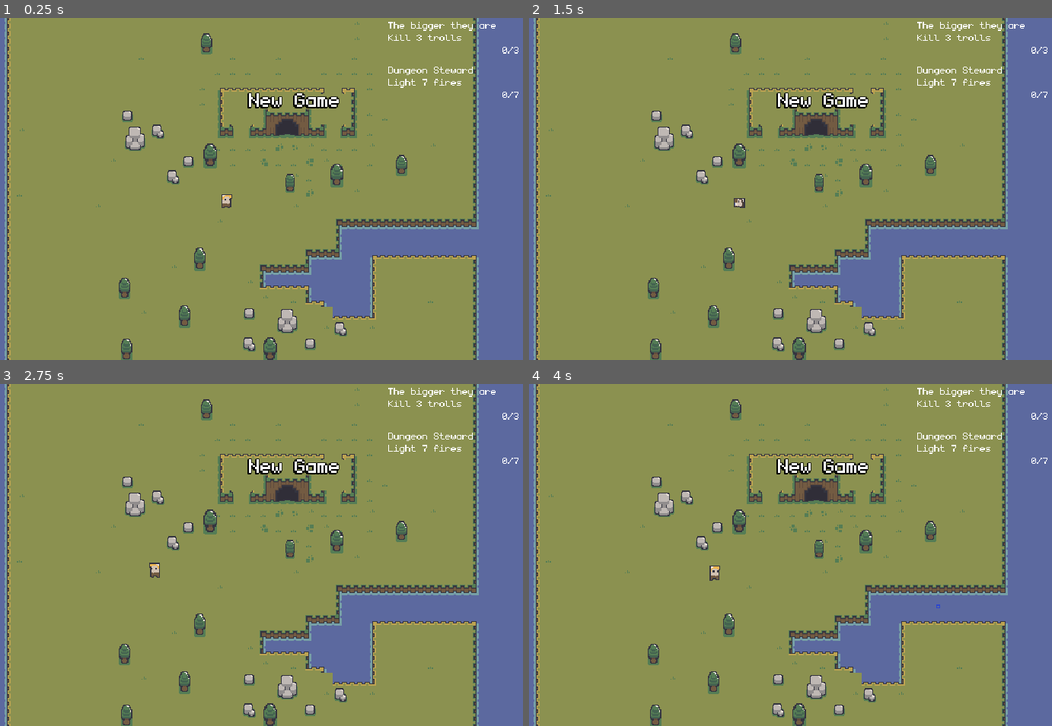
Above: before the commit, frames 1-4 (two rows, left to right).
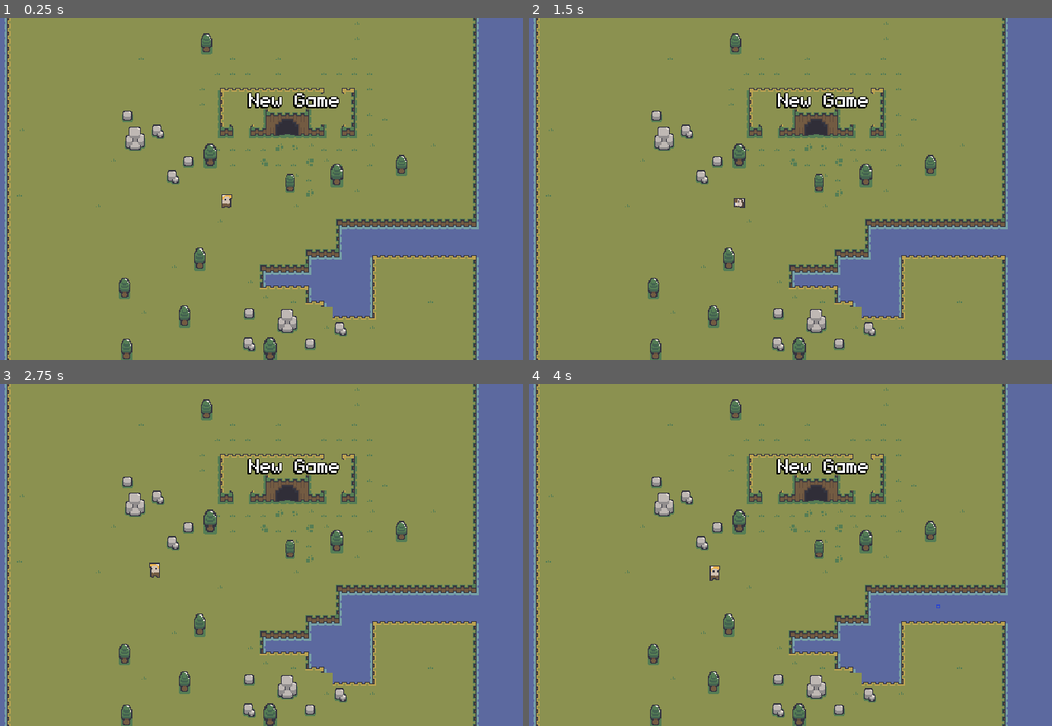
Above: after the commit, the same moments.

Repository: qmarsala/DeliciousDungeon
Game: Godot game, scene res://scenes/game.tscn
Same seed, same stepped clock (60 frames per second), same inputs: the game is played once before the commit and once after it.
Inputs (mouse positions are in pixels of both pictures, inside the frame that each line leads up to):
- Up to frame 1 (0.25 s): no input
- Up to frame 2 (1.5 s): tap Enter at 0.5 s; move the mouse to (889, 171) at 0.52 s; tap Q (basic_attack) at 0.6 s; tap Space at 1.25 s; move the mouse to (633, 206) at 1.27 s; right-click (633, 206) at 1.35 s
- Up to frame 3 (2.75 s): move the mouse to (287, 479) at 2.02 s; tap W (heavy_attack) at 2.1 s
- Up to frame 4 (4 s): move the mouse to (722, 623) at 2.77 s; tap E (interact) at 2.85 s; tap Enter at 3.5 s; move the mouse to (936, 606) at 3.52 s; press the mouse at (936, 606) at 3.53 s

The runs differ from the first frame. In frame 1, 0.4% of the frame differs, in the area x 74-100%, y 1-24%; in frame 2, 0.4%; in frame 3, 0.4%; in frame 4, 0.4%.

Commit message:
add a few quests to see how things need to change

Diff:
--- /dev/null
+++ b/src/assets/quests/kill_goblins.tres
@@ -0,0 +1,10 @@
+[gd_resource type="Resource" script_class="BountyQuest" load_steps=2 format=3 uid="uid://bl634ciahvr2a"]
+
+[ext_resource type="Script" path="res://assets/quests/bounty_quest_poc.gd" id="1_jvxjs"]
+
+[resource]
+script = ExtResource("1_jvxjs")
+target_enemy_id = 0
+name = "A goblin problem"
+description = "kill 25 goblins"
+count = 25
--- /dev/null
+++ b/src/assets/quests/kill_skeletons.tres
@@ -0,0 +1,10 @@
+[gd_resource type="Resource" script_class="BountyQuest" load_steps=2 format=3 uid="uid://dfp1vr0asb72d"]
+
+[ext_resource type="Script" path="res://assets/quests/bounty_quest_poc.gd" id="1_10nhg"]
+
+[resource]
+script = ExtResource("1_10nhg")
+target_enemy_id = 2
+name = "Watch your knees!"
+description = "Kill 15 archer skeletons"
+count = 15
--- a/src/assets/quests/kill_trolls.tres
+++ b/src/assets/quests/kill_trolls.tres
@@ -1,10 +1,10 @@
 [gd_resource type="Resource" script_class="BountyQuest" load_steps=2 format=3 uid="uid://c0dp35sx4iu0w"]
 
-[ext_resource type="Script" path="res://assets/quests/bounty_quest_poc.gd" id="1_xvsjm"]
+[ext_resource type="Script" path="res://assets/quests/bounty_quest_poc.gd" id="1_877ma"]
 
 [resource]
-script = ExtResource("1_xvsjm")
+script = ExtResource("1_877ma")
+target_enemy_id = 1
 name = "The bigger they are"
-description = "Kill 3 trolls"
-target_enemy_id = 1
-count = 3
+description = "Kill 5 trolls"
+count = 5
--- a/src/assets/quests/quest_poc.gd
+++ b/src/assets/quests/quest_poc.gd
@@ -7,19 +7,16 @@
 @export var description: String
 @export var count: int
 
+var completed: bool = false
+
 var progress: int:
 	set(v):
 		progress = v
 		clamp(progress, 0, count)
 
-func log_progress(more_progress: int) -> bool:
-	if is_complete(): return true
-
+func log_progress(more_progress: int) -> void:
+	if completed: return
 	progress += more_progress
-	var completed = is_complete()
-	if completed:
+	if progress >= count:
+		completed = true
 		QuestCompleted.emit(name)
-	return completed
-
-func is_complete() -> bool:
-	return progress >= count
--- a/src/assets/scripts/main.gd
+++ b/src/assets/scripts/main.gd
@@ -6,8 +6,10 @@
 @export var main_menu: PackedScene
 @export var damage_number: PackedScene
 
-@export var current_bounty: BountyQuest
-@export var current_action_quest: ActionQuest
+@export var bounty_one: BountyQuest
+@export var bounty_two: BountyQuest
+@export var bounty_three: BountyQuest
+@export var action_quest: ActionQuest
 
 @onready var world: Node2D = $World
 @onready var animation_player: AnimationPlayer = $TransitionLayer/AnimationPlayer
@@ -31,20 +33,30 @@
 	SignalBusService.SceneChange.connect(_toggle_levels)
 	#temp: should go to a damage number service in the main scene
 	SignalBusService.DamageReceived.connect(_add_damage_number)
+
 	#temp: quest poc
-	current_bounty.QuestCompleted.connect(on_quest_completed)
-	SignalBusService.EnemyDied.connect(current_bounty.on_enemy_died)
-	SignalBusService.ActionPerformed.connect(current_action_quest.on_action)
+	wire_quests()
+	_change_scene(main_menu, true)
 
-	$QuestLogLayer/BountyQuest.quest = current_bounty
-	$QuestLogLayer/ActionQuest.quest = current_action_quest
-	_change_scene(main_menu, true)
+func wire_quests():
+	SignalBusService.EnemyDied.connect(bounty_one.on_enemy_died)
+	SignalBusService.EnemyDied.connect(bounty_two.on_enemy_died)
+	SignalBusService.EnemyDied.connect(bounty_three.on_enemy_died)
+	bounty_one.QuestCompleted.connect(on_quest_completed)
+	bounty_two.QuestCompleted.connect(on_quest_completed)
+	bounty_three.QuestCompleted.connect(on_quest_completed)
+
+	SignalBusService.ActionPerformed.connect(action_quest.on_action)
+	action_quest.QuestCompleted.connect(on_quest_completed)
+
+	$QuestLogLayer/VBoxContainer/BountyQuest.quest = bounty_one
+	$QuestLogLayer/VBoxContainer/BountyQuest2.quest = bounty_two
+	$QuestLogLayer/VBoxContainer/BountyQuest3.quest = bounty_three
+	$QuestLogLayer/VBoxContainer/ActionQuest.quest = action_quest
 
 func _toggle_levels():
 	if not game_started:
 		game_started = true
-		$QuestLogLayer/BountyQuest.show()
-		$QuestLogLayer/ActionQuest.show()
 	if is_outdoors:
 		next_scene = dungeon
 		is_outdoors = false
@@ -80,10 +92,16 @@
 			break
 	world.add_child.call_deferred(current_scene)
 	world.process_mode = Node.PROCESS_MODE_INHERIT
+	if game_started and !$QuestLogLayer/VBoxContainer.visible:
+		$QuestLogLayer/VBoxContainer.show()
 
 func _game_over():
-	current_action_quest.progress = 0
-	current_bounty.progress = 0
+	$QuestLogLayer/VBoxContainer.hide()
+	game_started = false
+	action_quest.progress = 0
+	bounty_one.progress = 0
+	bounty_two.progress = 0
+	bounty_three.progress = 0
 	_change_scene(main_menu)
 
 func _add_damage_number(damage: float, position: Vector2):
@@ -96,10 +114,17 @@
 # should encompas hooking up quest events
 # managing a list of multiple quests
 # showing and hiding quests, playing notification sounds
+# probably would be moving these to a completed list and then they would no longer show
+# in the active quests
 func on_quest_completed(completed_quest_name: String):
 	print("Quest completed: ", completed_quest_name)
+	#global sounds? how do we not care how far from source you are? just use a big number?
 	$QuestCompletedSound.play()
-	if $QuestLogLayer/BountyQuest.quest.name == completed_quest_name:
-		$QuestLogLayer/BountyQuest.hide()
+	if $QuestLogLayer/VBoxContainer/BountyQuest.quest.name == completed_quest_name:
+		$QuestLogLayer/VBoxContainer/BountyQuest.hide()
+	elif $QuestLogLayer/VBoxContainer/BountyQuest2.quest.name == completed_quest_name:
+		$QuestLogLayer/VBoxContainer/BountyQuest2.hide()
+	elif $QuestLogLayer/VBoxContainer/BountyQuest3.quest.name == completed_quest_name:
+		$QuestLogLayer/VBoxContainer/BountyQuest3.hide()
 	else:
-		$QuestLogLayer/ActionQuest.hide()
+		$QuestLogLayer/VBoxContainer/ActionQuest.hide()
--- a/src/scenes/enemies/ranged_skeleton.tscn
+++ b/src/scenes/enemies/ranged_skeleton.tscn
@@ -214,6 +214,7 @@
 collision_mask = 7
 script = ExtResource("1_adk1w")
 speed = 35.0
+enemy_id = 2
 
 [node name="Animations" type="AnimatedSprite2D" parent="."]
 position = Vector2(0, -4)
--- a/src/scenes/game.tscn
+++ b/src/scenes/game.tscn
@@ -7,6 +7,8 @@
 [ext_resource type="PackedScene" uid="uid://dewbvl8yppxyi" path="res://scenes/damage_number.tscn" id="5_k5bt7"]
 [ext_resource type="Resource" uid="uid://c0dp35sx4iu0w" path="res://assets/quests/kill_trolls.tres" id="6_h1k7r"]
 [ext_resource type="Shader" path="res://assets/fog.gdshader" id="6_rybb5"]
+[ext_resource type="Resource" uid="uid://bl634ciahvr2a" path="res://assets/quests/kill_goblins.tres" id="6_vyjaa"]
+[ext_resource type="Resource" uid="uid://dfp1vr0asb72d" path="res://assets/quests/kill_skeletons.tres" id="7_abv55"]
 [ext_resource type="PackedScene" uid="uid://y304jg6volpg" path="res://scenes/ui/quest_poc_ui.tscn" id="7_d3qop"]
 [ext_resource type="Resource" uid="uid://rs6br4sf1g1c" path="res://assets/quests/light_fires.tres" id="7_o7wu1"]
 [ext_resource type="AudioStream" uid="uid://w2t0u6v60bjx" path="res://assets/audio/Harmony.ogg" id="7_pw28q"]
@@ -99,22 +101,39 @@
 dungeon = ExtResource("3_sqakx")
 main_menu = ExtResource("4_yc5bf")
 damage_number = ExtResource("5_k5bt7")
-current_bounty = ExtResource("6_h1k7r")
-current_action_quest = ExtResource("7_o7wu1")
+bounty_one = ExtResource("6_vyjaa")
+bounty_two = ExtResource("7_abv55")
+bounty_three = ExtResource("6_h1k7r")
+action_quest = ExtResource("7_o7wu1")
 
 [node name="World" type="Node2D" parent="." groups=["World"]]
 
 [node name="QuestLogLayer" type="CanvasLayer" parent="."]
+scale = Vector2(0.7, 0.7)
+transform = Transform2D(0.7, 0, 0, 0.7, 0, 0)
 
-[node name="BountyQuest" parent="QuestLogLayer" instance=ExtResource("7_d3qop")]
-offset_left = 490.0
-offset_right = 640.0
+[node name="VBoxContainer" type="VBoxContainer" parent="QuestLogLayer"]
+visible = false
+offset_left = 764.286
+offset_top = 1.42857
+offset_right = 914.286
+offset_bottom = 401.429
 
-[node name="ActionQuest" parent="QuestLogLayer" instance=ExtResource("7_d3qop")]
-offset_left = 490.0
-offset_top = 47.0
-offset_right = 640.0
-offset_bottom = 97.0
+[node name="BountyQuest" parent="QuestLogLayer/VBoxContainer" instance=ExtResource("7_d3qop")]
+custom_minimum_size = Vector2(150, 50)
+layout_mode = 2
+
+[node name="BountyQuest2" parent="QuestLogLayer/VBoxContainer" instance=ExtResource("7_d3qop")]
+custom_minimum_size = Vector2(150, 50)
+layout_mode = 2
+
+[node name="BountyQuest3" parent="QuestLogLayer/VBoxContainer" instance=ExtResource("7_d3qop")]
+custom_minimum_size = Vector2(150, 50)
+layout_mode = 2
+
+[node name="ActionQuest" parent="QuestLogLayer/VBoxContainer" instance=ExtResource("7_d3qop")]
+custom_minimum_size = Vector2(150, 50)
+layout_mode = 2
 
 [node name="TransitionLayer" type="CanvasLayer" parent="."]
 
@@ -154,3 +173,4 @@
 [node name="QuestCompletedSound" type="AudioStreamPlayer2D" parent="."]
 stream = ExtResource("10_m8g1c")
 volume_db = -20.0
+max_distance = 100000.0
--- a/src/scenes/ui/quest_poc_ui.gd
+++ b/src/scenes/ui/quest_poc_ui.gd
@@ -4,9 +4,8 @@
 var quest: Quest
 
 
-
 func _process(delta: float) -> void:
-	if quest and not quest.is_complete():
+	if quest:
 		$QuestName.text = quest.name
 		$QuestDescription.text = quest.description
 		$QuestDescription2.text = str(quest.progress) + "/" + str(quest.count)
--- a/src/scenes/ui/quest_poc_ui.tscn
+++ b/src/scenes/ui/quest_poc_ui.tscn
@@ -1,6 +1,14 @@
-[gd_scene load_steps=2 format=3 uid="uid://y304jg6volpg"]
+[gd_scene load_steps=4 format=3 uid="uid://y304jg6volpg"]
 
 [ext_resource type="Script" path="res://scenes/ui/quest_poc_ui.gd" id="1_3odui"]
+
+[sub_resource type="LabelSettings" id="LabelSettings_wv57g"]
+outline_size = 4
+outline_color = Color(0, 0, 0, 1)
+
+[sub_resource type="LabelSettings" id="LabelSettings_h7g60"]
+outline_size = 4
+outline_color = Color(0, 0, 0, 1)
 
 [node name="Quest" type="Control"]
 layout_mode = 3
@@ -14,6 +22,7 @@
 offset_right = 108.0
 offset_bottom = 13.0
 text = "Current Quest Name"
+label_settings = SubResource("LabelSettings_wv57g")
 
 [node name="QuestDescription" type="Label" parent="."]
 layout_mode = 0
@@ -21,6 +30,7 @@
 offset_right = 138.0
 offset_bottom = 26.0
 text = "Current Quest Descrpion"
+label_settings = SubResource("LabelSettings_wv57g")
 
 [node name="QuestDescription2" type="Label" parent="."]
 layout_mode = 0
@@ -28,4 +38,5 @@
 offset_right = 138.0
 offset_bottom = 39.0
 text = "0/0"
+label_settings = SubResource("LabelSettings_h7g60")
 horizontal_alignment = 2
Not shown: 1 places in src/scenes/game.tscn that only renumber resources
